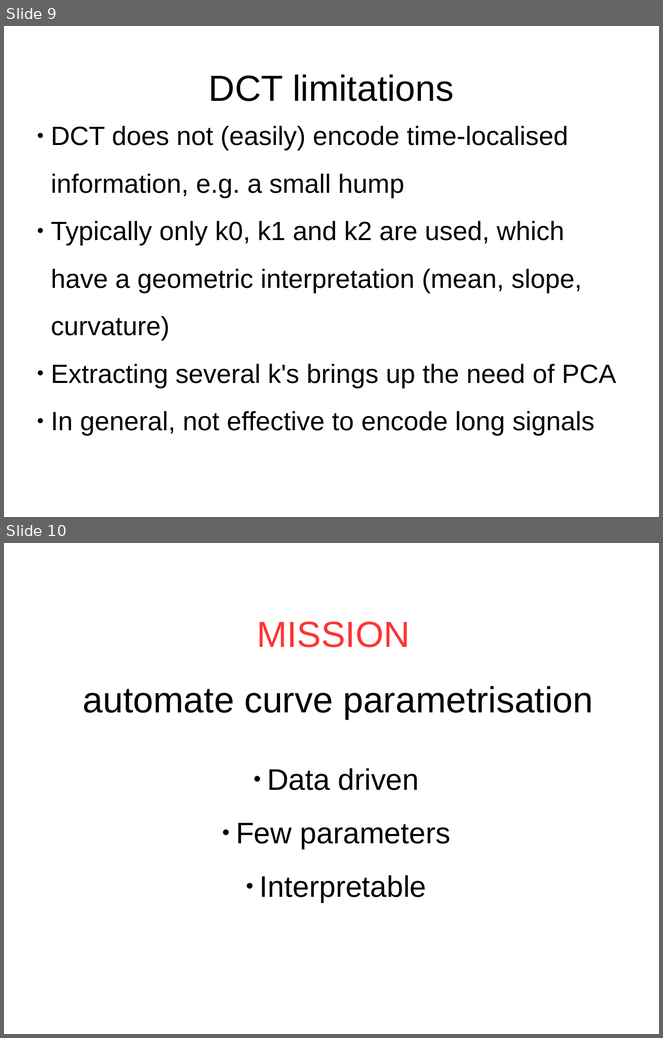
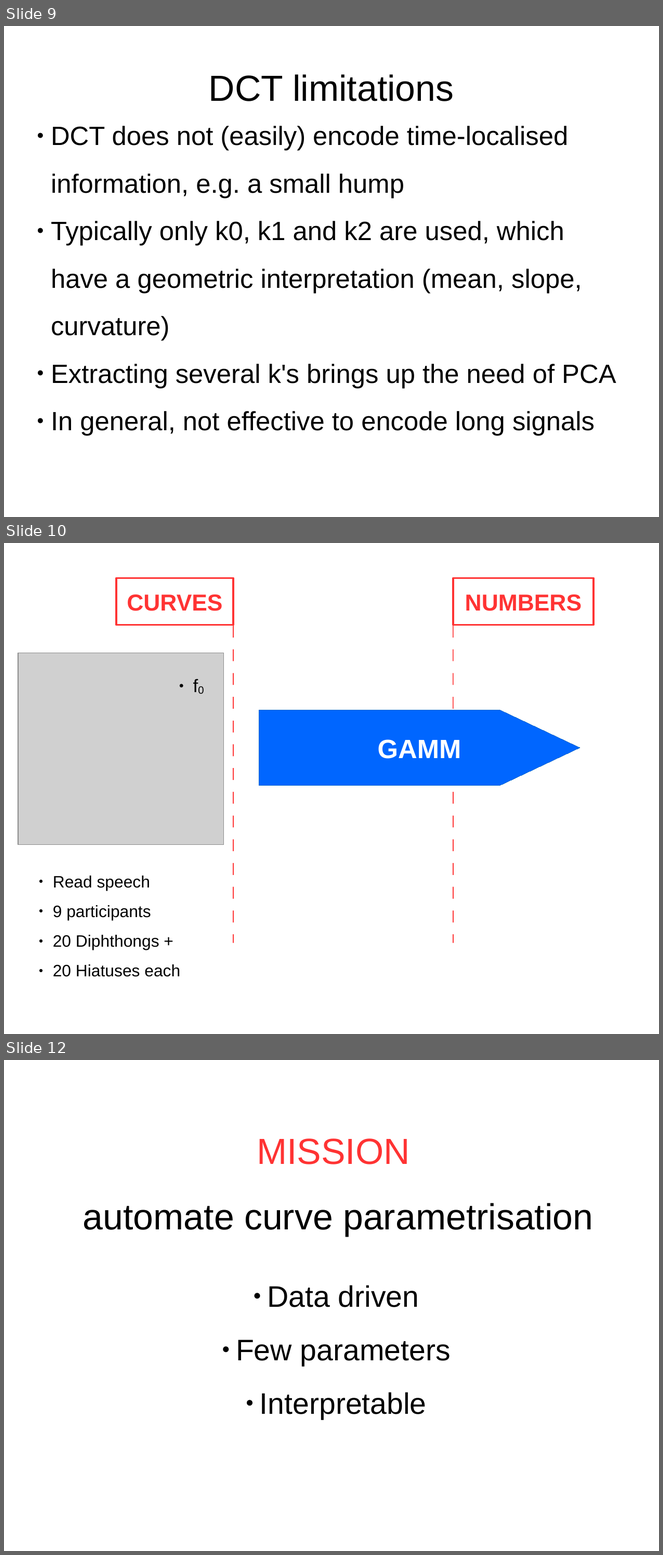
Before and after one commit to uasolo/FPCA-phonetics-workshop, a slide deck: presentations/FPCA-phonetics.odp. Shown one above the other, each under a label of ours: slides 9 and 10 before the commit, slides 9, 10 and 12 after it; the slides between them are not shown. The pictures are 663x1038 and 663x1555 pixels, drawn with LibreOffice and Linux fonts; fonts in the diff are those of the drawing; grey boxes stand for pictures. Boxes give left, top, right and bottom in pixels: in the first picture for what was removed or moved away, otherwise in the second. Text is boxed around its words. In the diff, an @@ line names an element or a change of style, - is before the commit and + after.

```diff
--- a/presentations/FPCA-phonetics.odp
+++ b/presentations/FPCA-phonetics.odp
@@ slide 10 added at <box>4,543,659,1034</box>, background #FFFFFF @@
@@ rectangle added at <box>116,578,233,625</box>, outline #FF3333 2.3 pt, 28 pt, text #FF3333, bold @@
+CURVES
@@ line added from (233, 578) to (233, 943), #FF3333 0.99 pt @@
@@ line added from (453, 578) to (453, 943), #FF3333 0.99 pt @@
@@ rectangle added at <box>453,578,594,625</box>, outline #FF3333 2.3 pt, 28 pt, text #FF3333, bold @@
+NUMBERS
@@ picture added at <box>18,653,224,845</box> @@
@@ text added at <box>174,661,210,697</box>, 22 pt, text #000000 @@
+● f0
@@ freeform shape added at <box>259,710,580,785</box>, fill #0066FF, outline #0066CC 0 pt, 32 pt, text #FFFFFF, bold @@
+GAMM
@@ text added at <box>53,876,180,977</box>, 20 pt, text #000000 @@
+● Read speech
+● 9 participants
+● 20 Diphthongs +
+● 20 Hiatuses each
@@ what was slide 10 is now slide 12 @@
```
Also in this commit, not shown: 13 slides changed, 2 other slides added, 1 slide removed, 1 other file.
